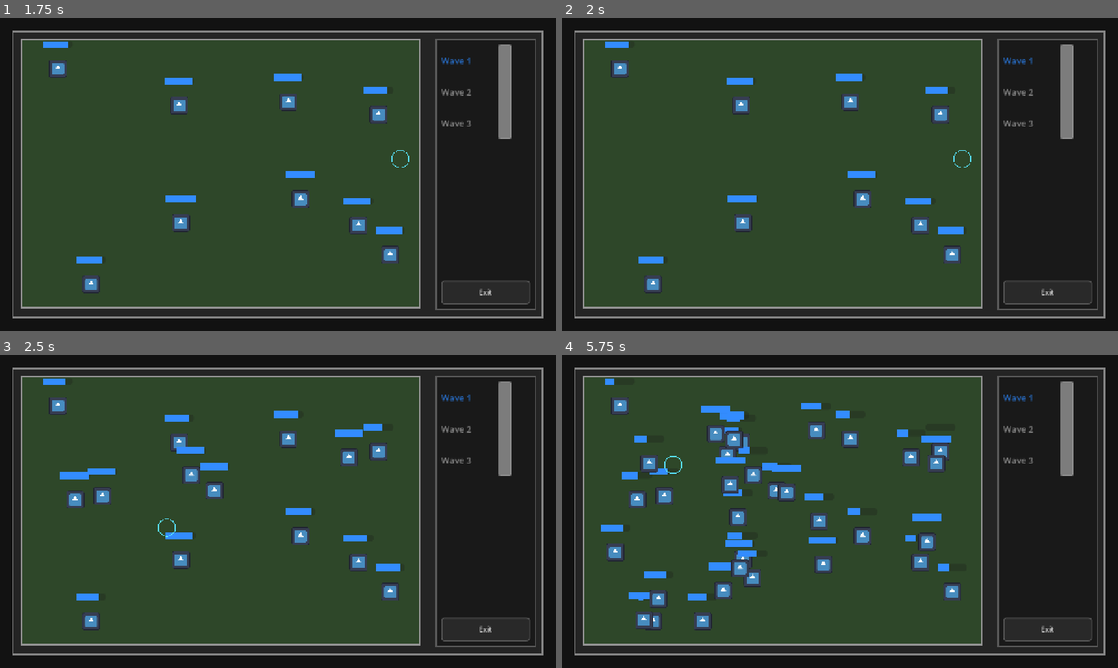
Above: before the commit, frames 1-4 (two rows, left to right).
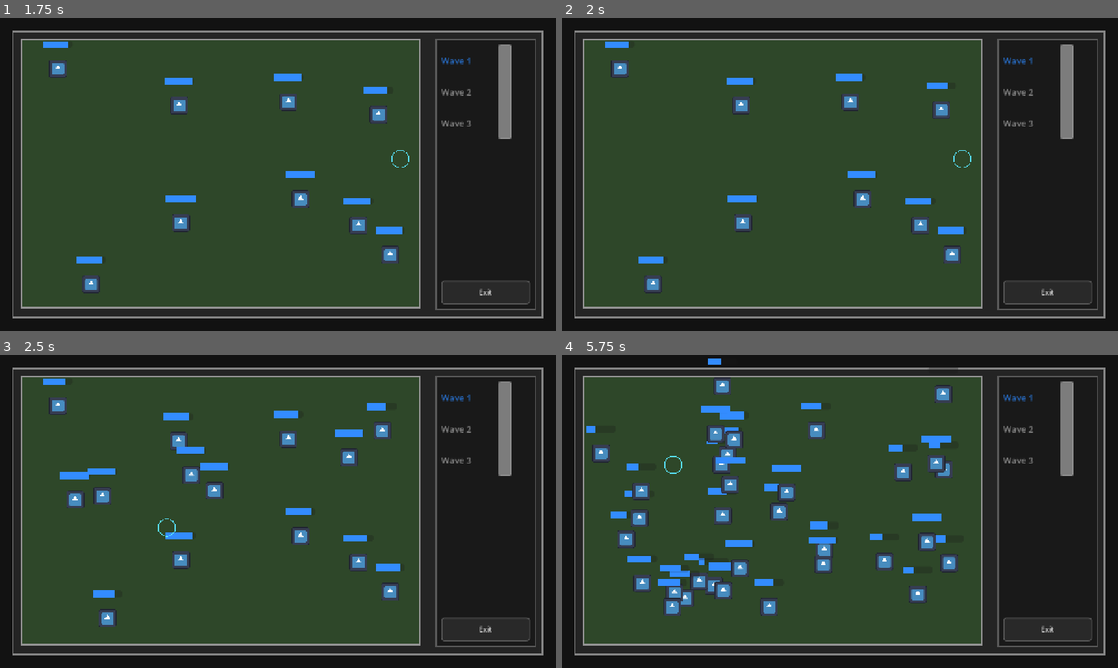
Above: after the commit, the same moments.

Repository: Tapot/ld59
Game: Godot game, scene res://scenes/flow/main_menu.tscn
The game is run twice, just before and just after one commit, with the same random seed, the same clock (stepped at 60 frames per second) and the same inputs. The engine's default icon, where the game draws it, is replaced by a stand-in: a white triangle on a blue panel in a dark square.
Inputs (mouse positions are in pixels of both pictures, inside the frame that each line leads up to):
- Up to frame 1 (1.75 s): click "Start" at 0.5 s; move the mouse to (400, 158) at 1.27 s
- Up to frame 2 (2 s): no input
- Up to frame 3 (2.5 s): move the mouse to (166, 527) at 2.02 s
- Up to frame 4 (5.75 s): move the mouse to (895, 442) at 2.77 s; move the mouse to (812, 574) at 3.52 s; move the mouse to (1006, 558) at 4.27 s; move the mouse to (673, 464) at 5.02 s

Frame 1 is identical in both runs. In frame 2, 0.3% of the frame differs, in the area x 65-70%, y 20-34%; in frame 3, 1.1%; in frame 4, 8.8%, in the area x 4-72%, y 1-88%.

Commit message:
Potential fix for pull request finding
Co-authored-by: Copilot Autofix powered by AI <175728472+Copilot@users.noreply.github.com>

Diff:
--- a/scripts/gameplay/monsters/monster.gd
+++ b/scripts/gameplay/monsters/monster.gd
@@ -16,7 +16,7 @@
 @export var lifetime_range_seconds: Vector2 = Vector2(5.0, 10.0)
 @export var move_speed: float = 210.0
 @export var roam_radius: float = 220.0
-@export var idle_time_range: Vector2 = Vector2(1000, 2.8)
+@export var idle_time_range: Vector2 = Vector2(1.0, 2.8)
 @export var walk_time_range: Vector2 = Vector2(0.2, 0.45)
 @export var expire_fade_duration: float = 0.3
 @export var death_marker_duration: float = 0.5
